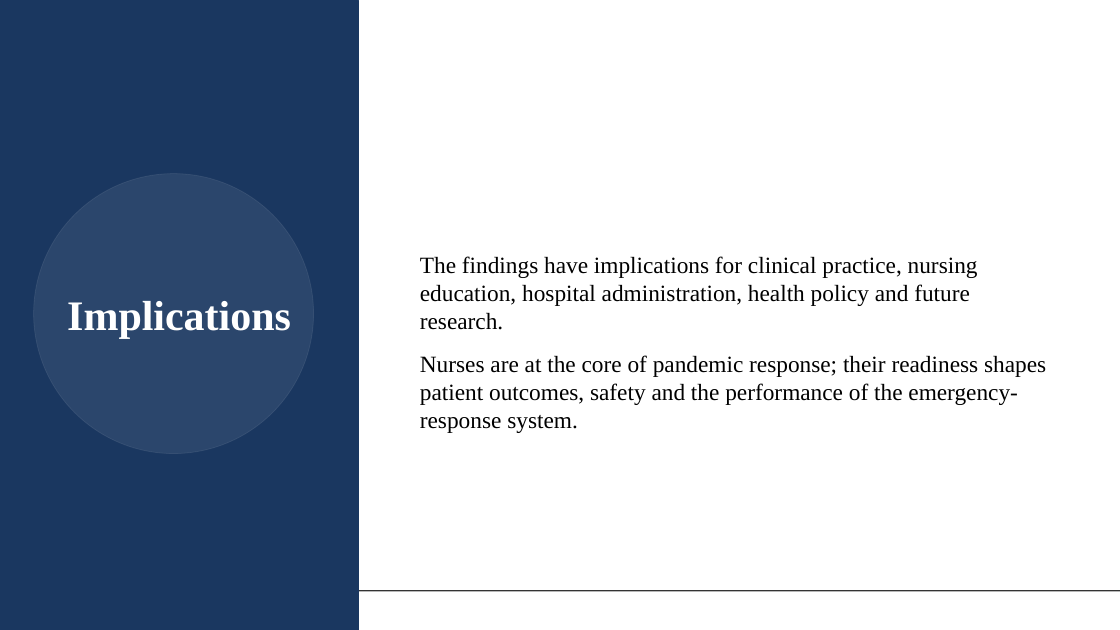
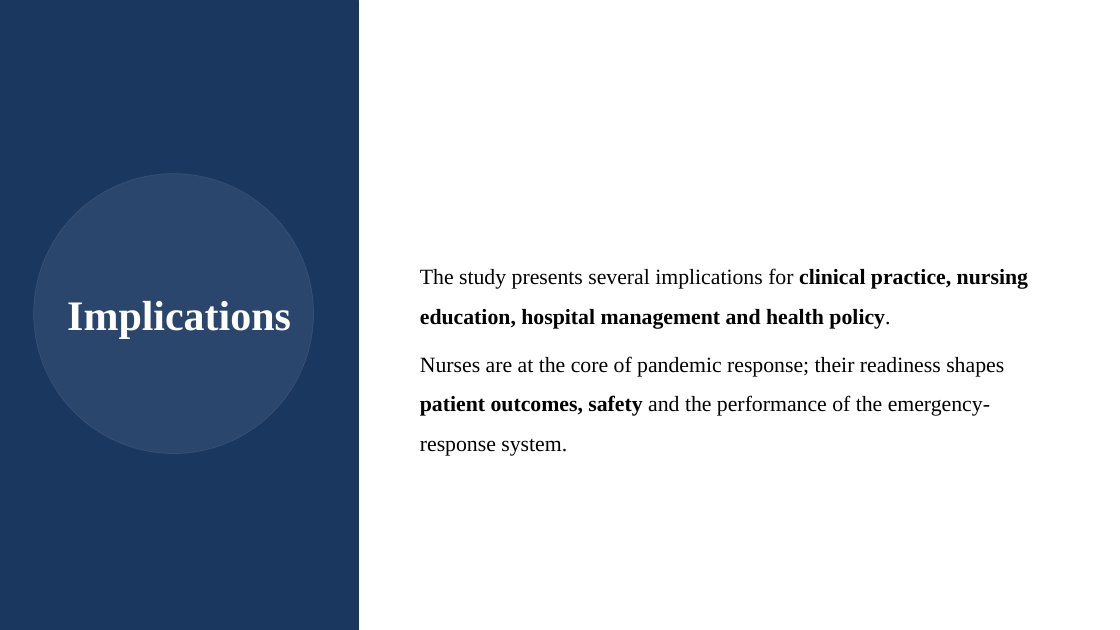
Before and after one commit to alinoshiliabunader-arch/CIPC, a slide deck: slide 37 of Samirah_Alkhaldi_Thesis_Defense.pptx. Drawn at 1120x630 pixels with LibreOffice and Linux fonts; fonts in the diff are those of the drawing; background and template pictures are left out. Boxes give left, top, right and bottom in pixels: in the first picture for what was removed or moved away, otherwise in the second. Text is boxed around its words. In the diff, an @@ line names an element or a change of style, - is before the commit and + after.

```diff
--- a/Samirah_Alkhaldi_Thesis_Defense.pptx
+++ b/Samirah_Alkhaldi_Thesis_Defense.pptx
@@ text "The study presents several implications ...": place and size @@
-text "The study presents several implications ..." at [420, 256, 1046, 433]
+text "The study presents several implications ..." at [420, 268, 1028, 456]
@@ text at [420, 268, 1028, 329]: text changed; size 30 to 28 pt; bold on @@
-The findings have implications for clinical practice, nursing education, hospital administration, health policy and future research.
+The study presents several implications for clinical practice, nursing education, hospital management and health policy.
@@ text at [420, 356, 1004, 456]: size 30 to 28 pt in "Nurses are at the core of pandemic ..."; bold on in "patient outcomes, safety"; line spacing 1 to 1.5; more space between paragraphs @@
@@ line removed from (0, 591) to (1120, 591) @@
```
Also in this commit, not shown: 40 other slides changed, 3 slides added, 2 slides removed.
